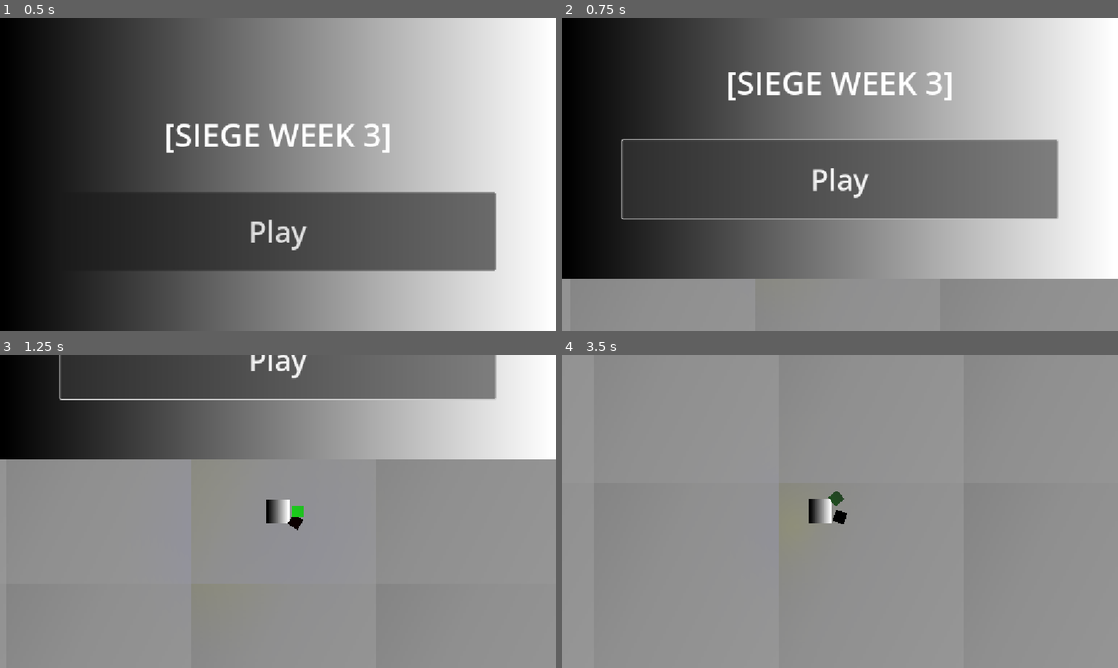
Above: before the commit, frames 1-4 (two rows, left to right).
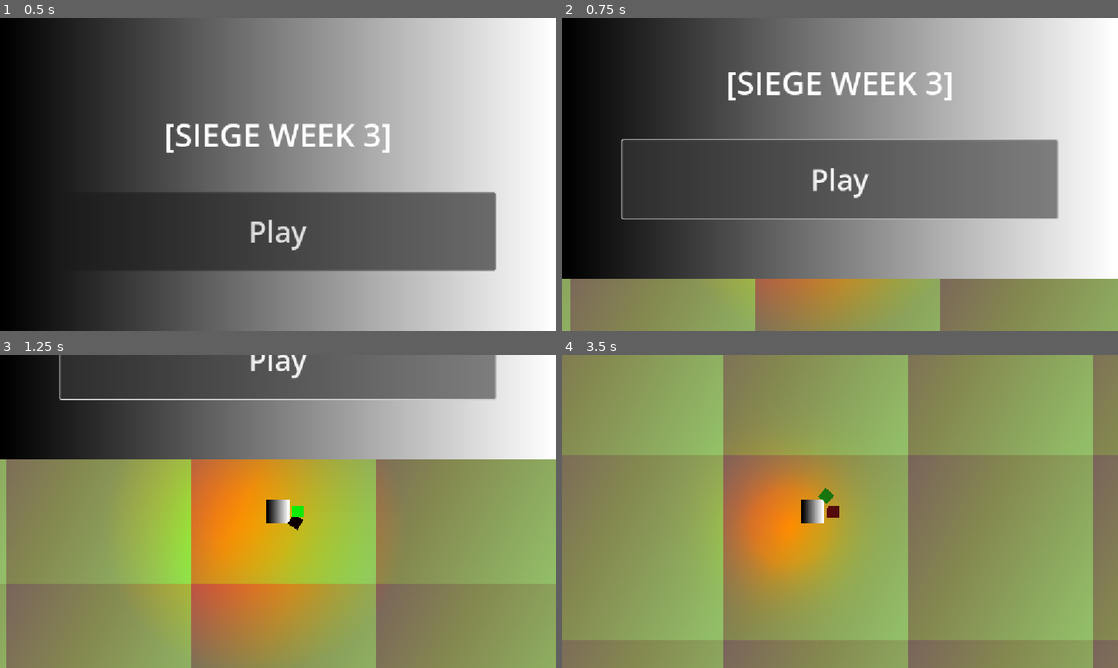
Above: after the commit, the same moments.

Repository: appellatebaton0/siege-3
Game: Godot game, scene res://scenes/main.tscn
Same seed, same stepped clock (60 frames per second), same inputs: the game is played once before the commit and once after it.
Inputs (mouse positions are in pixels of both pictures, inside the frame that each line leads up to):
- Up to frame 1 (0.5 s): no input
- Up to frame 2 (0.75 s): click "Play" at 0.5 s
- Up to frame 3 (1.25 s): no input
- Up to frame 4 (3.5 s): click "Play" at 1.25 s; tap Enter at 2 s; drag from (840, 511) to (945, 567) at 2.02 s; drag from (1051, 611) to (789, 489) at 2.77 s

Frame 1 is identical in both runs. In frame 2, 17% of the frame differs, in the area x 0-100%, y 83-100%; in frame 3, 66%; in frame 4, 100%, in the area x 0-100%, y 0-100%.

Commit message:
R6 - MVP
- Everything's working more or less how I want it to, now I just need to pump it full of JUICE

Diff:
--- a/assets/textures/tileset.tres
+++ b/assets/textures/tileset.tres
@@ -1,8 +1,8 @@
 [gd_resource type="CanvasTexture" load_steps=3 format=3 uid="uid://ceroyuuya180i"]
 
 [sub_resource type="Gradient" id="Gradient_kftc4"]
-offsets = PackedFloat32Array(0, 0.53985506, 1)
-colors = PackedColorArray(0.56078434, 0.56078434, 0.3254902, 1, 0.5615942, 0.5615942, 0.5615942, 1, 0.56078434, 0.56078434, 0.6431373, 1)
+offsets = PackedFloat32Array(0, 0.53985506, 0.9746377)
+colors = PackedColorArray(1, 0, 0.3254902, 1, 1, 0.56078434, 0, 1, 0.56078434, 1, 0.16470589, 1)
 
 [sub_resource type="GradientTexture2D" id="GradientTexture2D_tc2a2"]
 gradient = SubResource("Gradient_kftc4")
--- a/scenes/actors/enemy.tscn
+++ b/scenes/actors/enemy.tscn
@@ -61,7 +61,7 @@
 
 [node name="FloatMotionState2" type="Node" parent="CP_Motion" node_paths=PackedStringArray("switch_handles")]
 script = ExtResource("4_w7k3k")
-max_speed = 75.0
+max_speed = 80.0
 friction = 1.0
 acceleration = 1.0
 switch_handles = {
--- a/scenes/actors/player.tscn
+++ b/scenes/actors/player.tscn
@@ -56,8 +56,9 @@
 
 [node name="FloatControlMotionState" type="Node" parent="CP_Motion"]
 script = ExtResource("3_h5w3c")
-max_speed = 60.0
-friction = 3.0
+max_speed = 100.0
+friction = 15.0
+acceleration = 25.0
 metadata/_custom_type_script = "uid://t23ay2yfroa1"
 
 [node name="CollisionShape2D" type="CollisionShape2D" parent="CP_Motion"]
--- a/scenes/level.tscn
+++ b/scenes/level.tscn
@@ -44,6 +44,11 @@
 
 uniform sampler2D SCREEN_TEXTURE : hint_screen_texture, filter_linear_mipmap;
 
+float lerp(float a, float b, float delta)
+{
+	return a + delta * (b - a);
+}
+
 void fragment() {
 	vec4 screen = texture(SCREEN_TEXTURE, SCREEN_UV);
 
@@ -51,7 +56,10 @@
 
 	float avg = (screen.r + screen.g + screen.b) / 3.0;
 
-	real_color.rgb = vec3(avg);
+	real_color.r = lerp(screen.r, avg, 1.);
+	real_color.g = lerp(screen.g, avg, .6);
+	real_color.b = lerp(screen.b, avg, .6);
+
 	real_color.a = COLOR.a;
 
 	COLOR = real_color;
@@ -67,7 +75,8 @@
 shader = SubResource("Shader_olg7q")
 
 [sub_resource type="Gradient" id="Gradient_8iemx"]
-colors = PackedColorArray(1, 1, 1, 0, 1, 1, 1, 1)
+offsets = PackedFloat32Array(0, 0.25333333, 1)
+colors = PackedColorArray(1, 1, 1, 0, 1, 1, 1, 0.123333335, 1, 1, 1, 1)
 
 [sub_resource type="GradientTexture2D" id="GradientTexture2D_64w2a"]
 gradient = SubResource("Gradient_8iemx")
@@ -75,7 +84,7 @@
 height = 384
 fill = 1
 fill_from = Vector2(0.47897196, 0.5140187)
-fill_to = Vector2(0.5817757, 0.44626167)
+fill_to = Vector2(0.5911215, 0.43691587)
 
 [node name="Level" type="Node" groups=["Level"]]
 
@@ -96,7 +105,7 @@
 script = ExtResource("5_fpun6")
 options_value = NodePath("Enemy")
 position_value = NodePath("Position")
-main = NodePath("GetMain")
+main = NodePath("GetLevel")
 spawn_limit = -1
 auto_spawn = true
 spawn_signal_interval = 10.0
@@ -108,9 +117,9 @@
 options = Array[PackedScene]([ExtResource("7_arp2o")])
 metadata/_custom_type_script = "uid://dfmg4s4valta2"
 
-[node name="GetMain" type="Node" parent="EnemySpawner/SpawnerComponent"]
+[node name="GetLevel" type="Node" parent="EnemySpawner/SpawnerComponent"]
 script = ExtResource("8_olg7q")
-group_name = "Main"
+group_name = "Level"
 metadata/_custom_type_script = "uid://dxshna2yqd87i"
 
 [node name="Position" type="Node" parent="EnemySpawner/SpawnerComponent"]
@@ -126,7 +135,7 @@
 script = ExtResource("5_fpun6")
 options_value = NodePath("Transmitter")
 position_value = NodePath("Position")
-main = NodePath("../../EnemySpawner/SpawnerComponent/GetMain")
+main = NodePath("../../EnemySpawner/SpawnerComponent/GetLevel")
 spawn_limit = -1
 auto_spawn = true
 spawn_signal_interval = 5.0
Not shown, changed: README.md
